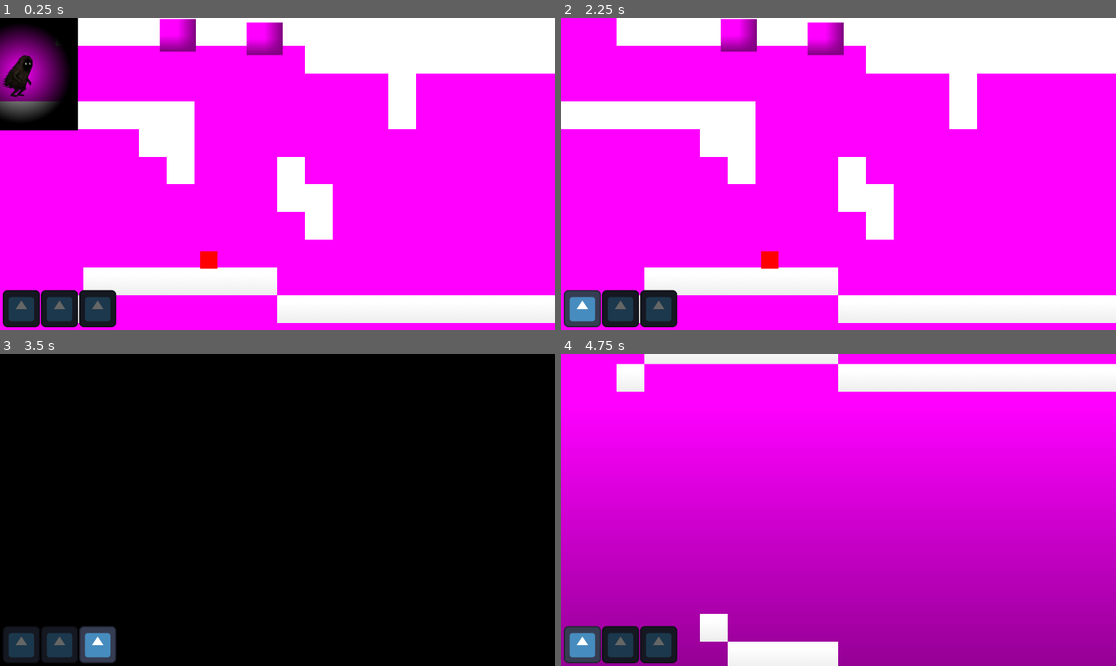
Above: before the commit, frames 1-4 (two rows, left to right).
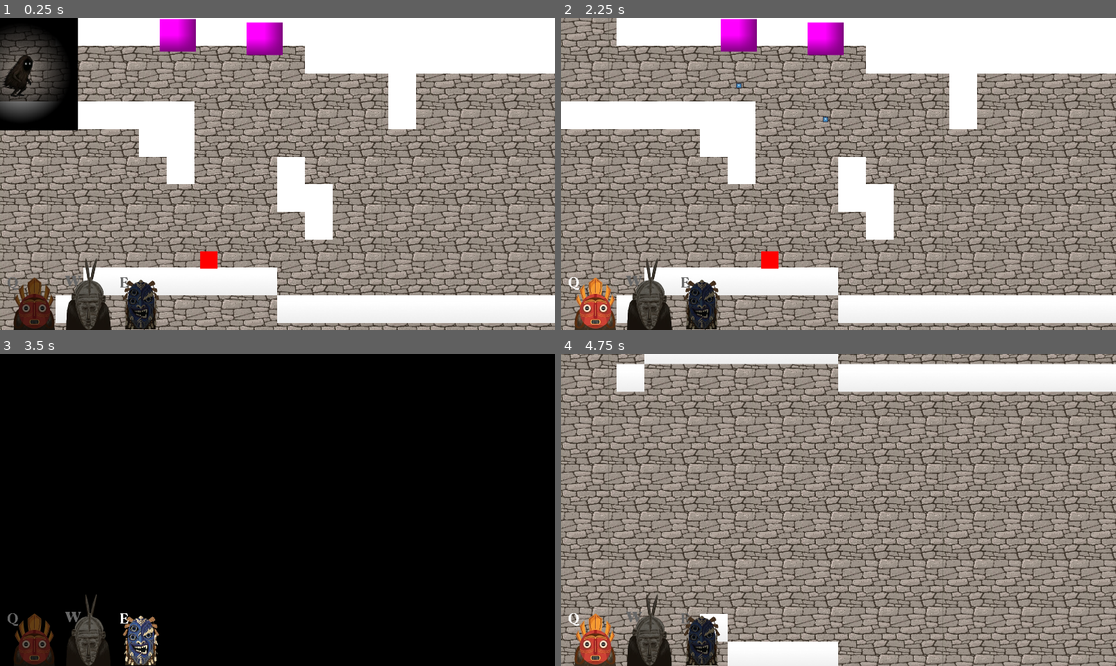
Above: after the commit, the same moments.

Repository: NahuelArrieta/MaskGame
Game: Godot game, scene res://levels/level-001.tscn
Two runs of this game, one before a commit and one after it. Both use one fixed random seed, a clock stepped at 60 frames per second and the inputs below. The engine's default icon, where the game draws it, is replaced by a stand-in: a white triangle on a blue panel in a dark square.
Inputs:
- Up to frame 1 (0.25 s): no input
- Up to frame 2 (2.25 s): hold Right (RIGHT) 0.53-2.03 s; tap E (MASK_ANTIGRAVITY_KEY) at 0.6 s; tap Up (JUMP) at 0.77, 1.52 s; tap W (MASK_DEATH_KEY) at 1.35 s; tap Enter at 2 s; hold Left (LEFT) from 2.03 s (still down); tap Q (MASK_FIRE_KEY) at 2.1 s
- Up to frame 3 (3.5 s): release Left (LEFT) at 2.78 s; hold Right (RIGHT) from 2.78 s (still down); tap E (MASK_ANTIGRAVITY_KEY) at 2.85 s; tap Up (JUMP) at 3.02 s
- Up to frame 4 (4.75 s): tap Space at 3.5 s; tap W (MASK_DEATH_KEY) at 3.6 s; tap Up (JUMP) at 3.77, 4.52 s; release Right (RIGHT) at 4.28 s; hold Left (LEFT) from 4.28 s (still down); tap Q (MASK_FIRE_KEY) at 4.35 s

The runs differ from the first frame. In frame 1, 72% of the frame differs, in the area x 0-100%, y 3-100%; in frame 2, 73%; in frame 3, 3.4%; in frame 4, 92%, in the area x 0-100%, y 0-100%.
Error before the commit: Cannot call method 'instantiate' on a null value. (res://entities/waterLeak/water_leak.gd:19)

Commit message:
change hood

Diff:
--- a/levels/level-001.tscn
+++ b/levels/level-001.tscn
@@ -1,6 +1,7 @@
-[gd_scene load_steps=14 format=4 uid="uid://cf7nfskwfoq0t"]
+[gd_scene load_steps=17 format=4 uid="uid://cf7nfskwfoq0t"]
 
 [ext_resource type="PackedScene" uid="uid://npn26jw3fcgm" path="res://entities/player/player.tscn" id="1_1ccbj"]
+[ext_resource type="Texture2D" uid="uid://dur240b54u062" path="res://assets/images/background.png" id="1_vv8iv"]
 [ext_resource type="Texture2D" uid="uid://2c440sfv10qv" path="res://platform.png" id="2_rnme4"]
 [ext_resource type="Texture2D" uid="uid://xmw2b1bg1cqc" path="res://icon.svg" id="2_wpgob"]
 [ext_resource type="PackedScene" uid="uid://c2ptupymdpeas" path="res://entities/camera/spootlight.tscn" id="3_yo1qe"]
@@ -8,6 +9,7 @@
 [ext_resource type="PackedScene" uid="uid://devptsfvgp1ft" path="res://entities/spikes/spikes.tscn" id="6_dx3he"]
 [ext_resource type="PackedScene" uid="uid://bp0jw2fh6phtm" path="res://entities/waterLeak/water_leak.tscn" id="6_uve4v"]
 [ext_resource type="AudioStream" uid="uid://btnxjs0pgi1n8" path="res://assets/audio/DARK AMBIENT MUSIC  Tribal Voodoo Vibes - Rest for the Wicked (youtube) (mp3cut.net).mp3" id="7_uve4v"]
+[ext_resource type="PackedScene" uid="uid://o7pyqcdrutq1" path="res://entities/waterLeak/water_drop.tscn" id="8_alcrw"]
 
 [sub_resource type="PlaceholderTexture2D" id="PlaceholderTexture2D_yo1qe"]
 
@@ -97,7 +99,15 @@
 
 [node name="Level" type="Node2D"]
 
-[node name="ColorRect" type="Sprite2D" parent="."]
+[node name="TextureRect" type="TextureRect" parent="."]
+offset_right = 37680.0
+offset_bottom = 14600.0
+scale = Vector2(0.05, 0.05)
+texture = ExtResource("1_vv8iv")
+stretch_mode = 1
+
+[node name="Sprite2D" type="Sprite2D" parent="."]
+visible = false
 position = Vector2(943.75, 364.75)
 scale = Vector2(1888.5, 730.5)
 texture = SubResource("PlaceholderTexture2D_yo1qe")
@@ -120,6 +130,8 @@
 
 [node name="WaterLeak" parent="." instance=ExtResource("6_uve4v")]
 position = Vector2(305, 24)
+tiempo_entre_gotas = 1.0
+gota_scene = ExtResource("8_alcrw")
 
 [node name="Spikes" parent="." instance=ExtResource("6_dx3he")]
 position = Vector2(241, 279)
@@ -127,6 +139,8 @@
 [node name="WaterLeak2" parent="." instance=ExtResource("6_uve4v")]
 position = Vector2(205, 20)
 tiempo_entre_gotas = 0.3
+gota_scene = ExtResource("8_alcrw")
+
 [node name="NormalMusic" type="AudioStreamPlayer" parent="."]
 stream = ExtResource("7_uve4v")
 autoplay = true
--- a/ui/HUD/hud.gd
+++ b/ui/HUD/hud.gd
@@ -1,4 +1,4 @@
-extends HBoxContainer
+extends Control
 
 # Colores para el estado
 var color_activo = Color(1, 1, 1, 1)      # Blanco intenso
--- a/ui/HUD/hud.tscn
+++ b/ui/HUD/hud.tscn
@@ -1,30 +1,50 @@
-[gd_scene load_steps=3 format=3 uid="uid://4vllgqidssvv"]
+[gd_scene load_steps=5 format=3 uid="uid://4vllgqidssvv"]
 
 [ext_resource type="Script" uid="uid://df3ptq48aqe32" path="res://ui/HUD/hud.gd" id="1_1e5it"]
-[ext_resource type="Texture2D" uid="uid://xmw2b1bg1cqc" path="res://icon.svg" id="1_sv3wa"]
+[ext_resource type="Texture2D" uid="uid://yegvwvp8tu01" path="res://assets/images/Gemini_Generated_Image_1vh5tz1vh5tz1vh5 2.png" id="2_4mj14"]
+[ext_resource type="Texture2D" uid="uid://cx5ibbfypge1s" path="res://assets/images/image 64.png" id="2_67cnd"]
+[ext_resource type="Texture2D" uid="uid://bgg2oqeosrcnp" path="res://assets/images/Gemini_Generated_Image_f89amff89amff89a 2.png" id="4_4mj14"]
 
 [node name="HUD" type="CanvasLayer"]
 
-[node name="VBoxContainer" type="HBoxContainer" parent="."]
+[node name="VBoxContainer" type="Control" parent="."]
+layout_mode = 3
 anchors_preset = 2
 anchor_top = 1.0
 anchor_bottom = 1.0
-offset_left = 10.0
-offset_top = -138.0
-offset_right = 402.0
-offset_bottom = -10.0
+offset_left = -8.0
+offset_top = -179.0
+offset_right = 4436.0
+offset_bottom = 1653.0
 grow_vertical = 0
+scale = Vector2(0.1, 0.1)
 pivot_offset = Vector2(10, -5)
 script = ExtResource("1_1e5it")
 
 [node name="Mask Fire" type="TextureRect" parent="VBoxContainer"]
 layout_mode = 2
-texture = ExtResource("1_sv3wa")
+offset_left = 250.0
+offset_top = -5.00061
+offset_right = 2082.0
+offset_bottom = 1827.0
+texture = ExtResource("2_4mj14")
+expand_mode = 2
+
+[node name="Mask Death" type="TextureRect" parent="VBoxContainer"]
+layout_mode = 2
+offset_left = 2200.0
+offset_top = -725.0
+offset_right = 3468.0
+offset_bottom = 1107.0
+scale = Vector2(1.4, 1.4)
+size_flags_horizontal = 3
+texture = ExtResource("2_67cnd")
+stretch_mode = 1
 
 [node name="Mask Gravity" type="TextureRect" parent="VBoxContainer"]
 layout_mode = 2
-texture = ExtResource("1_sv3wa")
-
-[node name="Mask Death" type="TextureRect" parent="VBoxContainer"]
-layout_mode = 2
-texture = ExtResource("1_sv3wa")
+offset_left = 4160.0
+offset_top = -25.0
+offset_right = 5496.0
+offset_bottom = 1807.0
+texture = ExtResource("4_4mj14")
Binary file added: assets/images/Gemini_Generated_Image_1vh5tz1vh5tz1vh5 2.png
Not shown, added: assets/images/Gemini_Generated_Image_1vh5tz1vh5tz1vh5 2.png.import
Binary file added: assets/images/Gemini_Generated_Image_f89amff89amff89a 2.png
Not shown, added: assets/images/Gemini_Generated_Image_f89amff89amff89a 2.png.import
Binary file added: assets/images/background.png
Not shown, added: assets/images/background.png.import
Binary file added: assets/images/image 64.png
Not shown, added: assets/images/image 64.png.import
